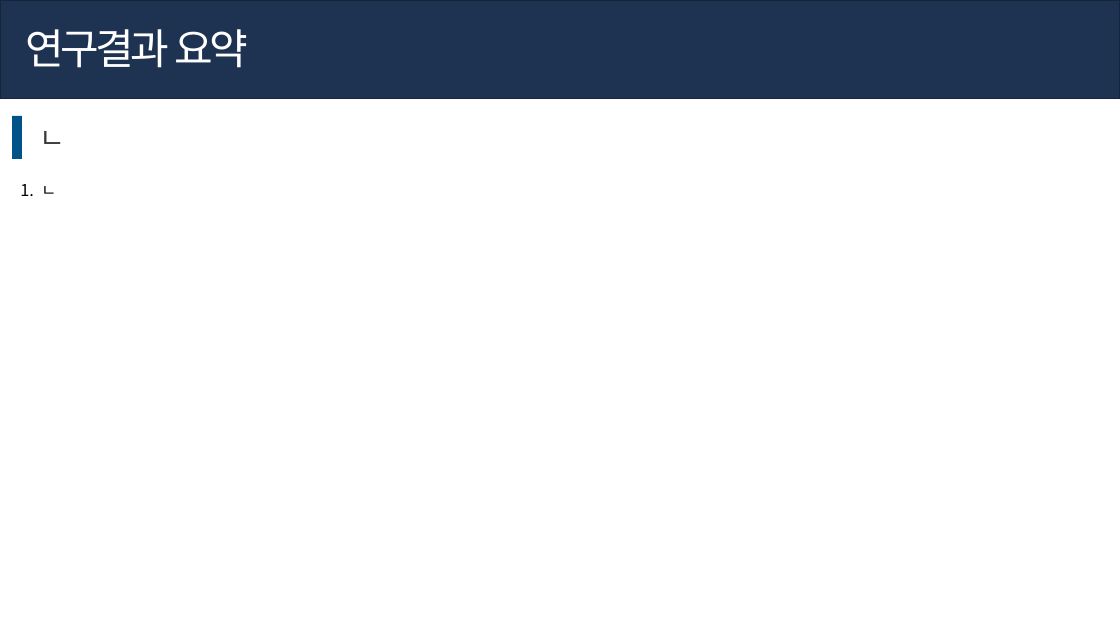
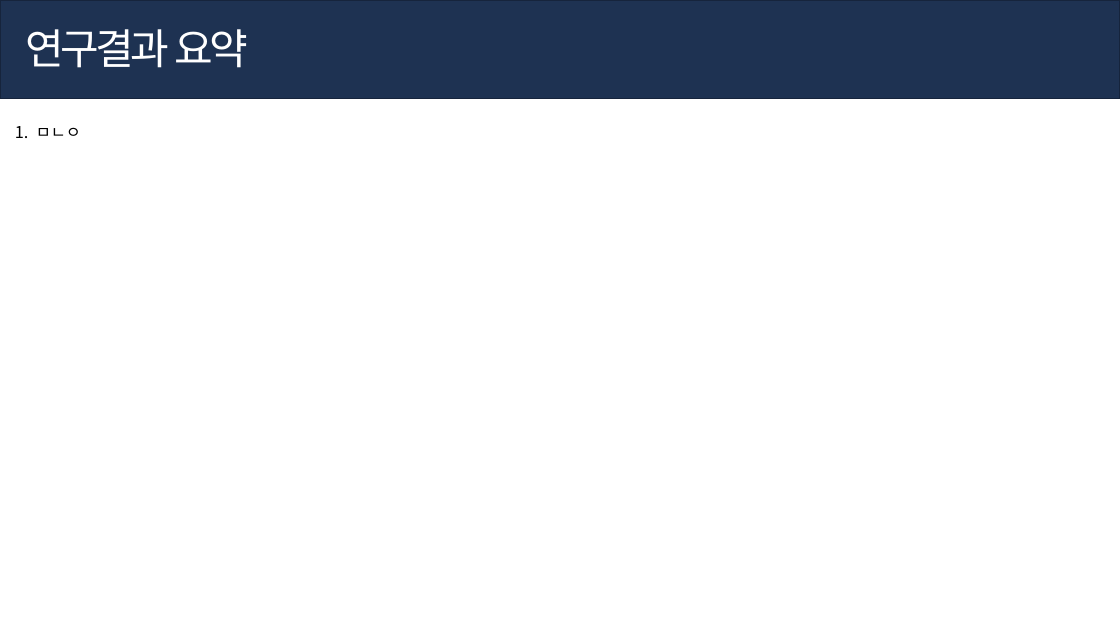
Before and after one commit to hyk2202/mega_final_project, a slide deck: slide 18 of ppt_김한열.pptx (slide 13 before the commit). Drawn at 1120x630 pixels with LibreOffice and Linux fonts; fonts in the diff are those of the drawing. Boxes give left, top, right and bottom in pixels: in the first picture for what was removed or moved away, otherwise in the second. Text is boxed around its words. In the diff, an @@ line names an element or a change of style, - is before the commit and + after.

```diff
--- a/ppt_김한열.pptx
+++ b/ppt_김한열.pptx
@@ rectangle removed at (12,116,22,159) @@
@@ text at (36,127,81,136): text changed @@
-1. ㄴ
+1. ㅁㄴㅇ
@@ text removed at (39,131,65,144) @@
-ㄴ
```
Also in this commit, not shown: 7 other slides changed, 8 slides added, 9 other files.
